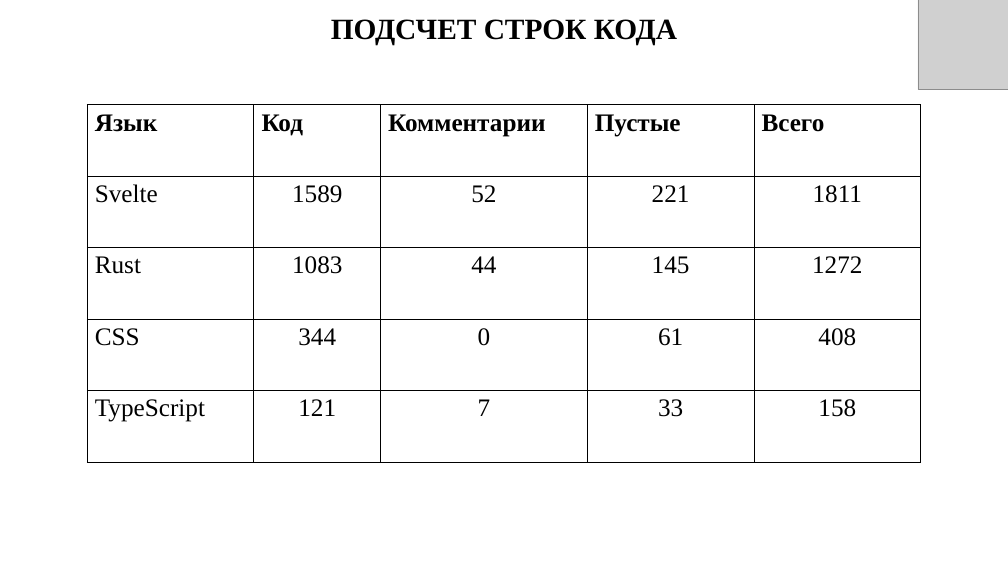
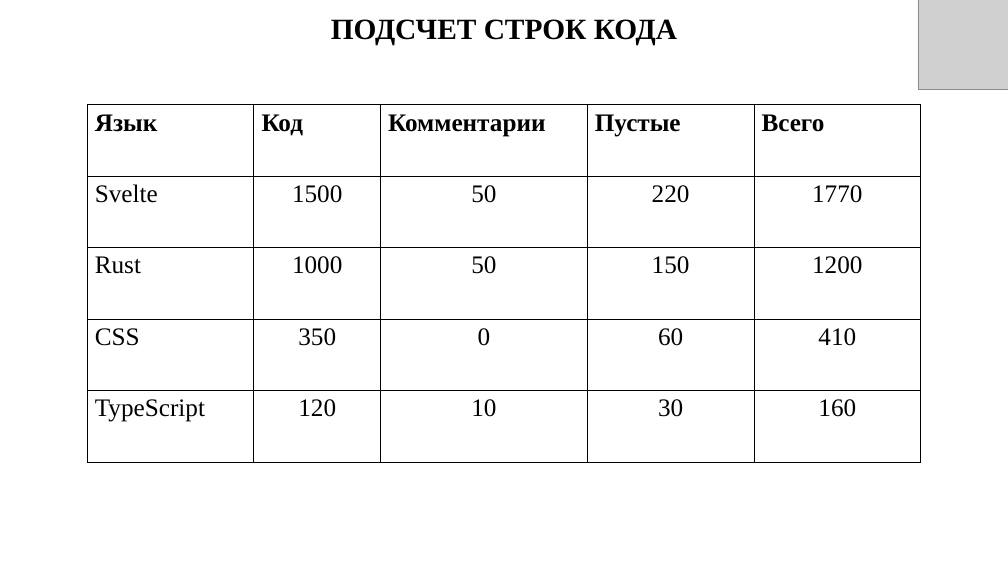
Before and after one commit to evgenkot/uav-route-calculation, a slide deck: slide 24 of doc/GQW/Raschupkin_EV_UAV_Route_Planning.pptx. Drawn at 1008x567 pixels with LibreOffice and Linux fonts; fonts in the diff are those of the drawing; grey boxes stand for pictures. Boxes give left, top, right and bottom in pixels: in the first picture for what was removed or moved away, otherwise in the second. Text is boxed around its words. In the diff, an @@ line names an element or a change of style, - is before the commit and + after.

```diff
--- a/doc/GQW/Raschupkin_EV_UAV_Route_Planning.pptx
+++ b/doc/GQW/Raschupkin_EV_UAV_Route_Planning.pptx
@@ table at bbox=[87, 105, 920, 462] @@
-row 2: Svelte | 1589 | 52 | 221 | 1811
+row 2: Svelte | 1500 | 50 | 220 | 1770
-row 3: Rust | 1083 | 44 | 145 | 1272
+row 3: Rust | 1000 | 50 | 150 | 1200
-row 4: CSS | 344 | 0 | 61 | 408
+row 4: CSS | 350 | 0 | 60 | 410
-row 5: TypeScript | 121 | 7 | 33 | 158
+row 5: TypeScript | 120 | 10 | 30 | 160
```
Also in this commit, not shown: 5 other slides changed, 8 other files.
